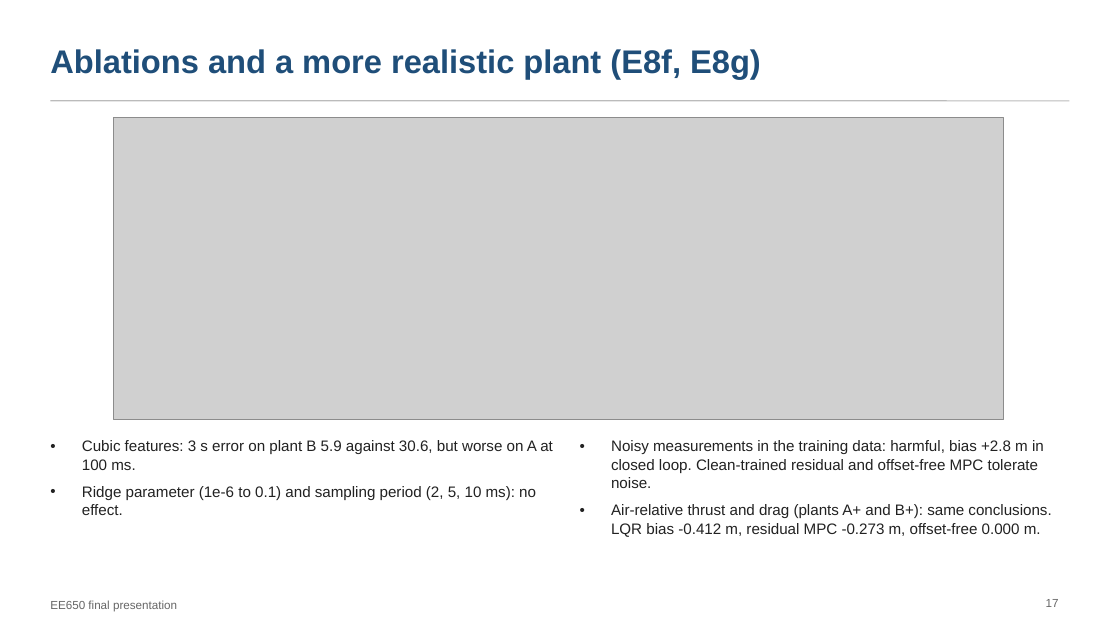
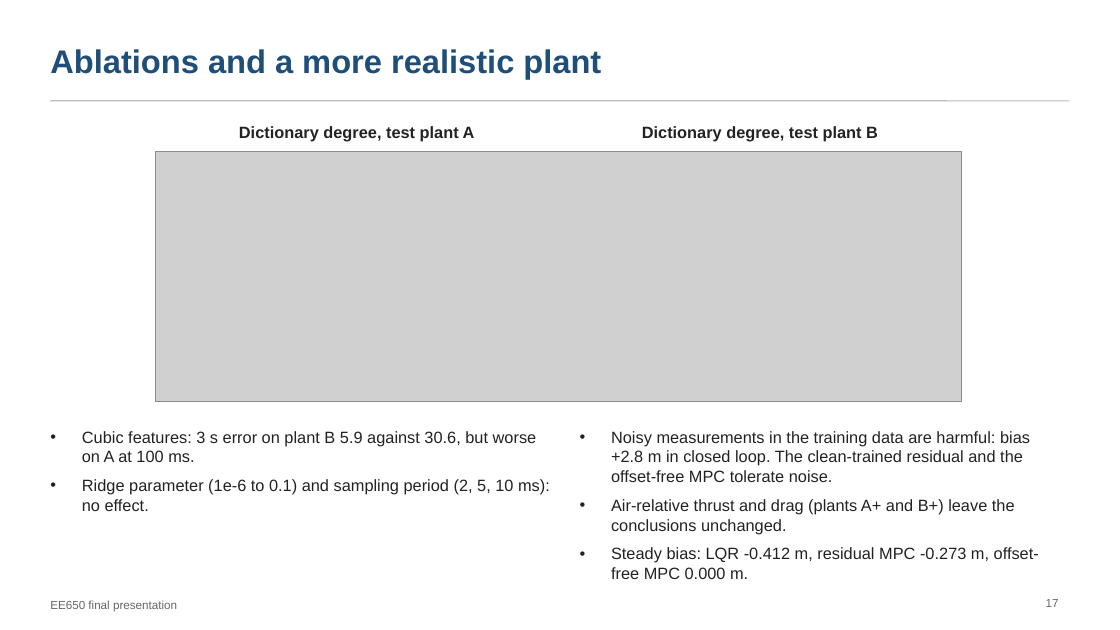
Before and after one commit to pranshuk22/quadrotor-rotor-loss-recovery, a slide deck: slide 17 of docs/deck/final-presentation.pptx. Drawn at 1120x630 pixels with LibreOffice and Linux fonts; fonts in the diff are those of the drawing; grey boxes stand for pictures. Boxes give left, top, right and bottom in pixels: in the first picture for what was removed or moved away, otherwise in the second. Text is boxed around its words. In the diff, an @@ line names an element or a change of style, - is before the commit and + after.

Commit message:
Rework the final deck: fuller layouts, no internal experiment labels
Slide titles and text no longer use the experiment names; the title rows of the figures are cropped (prepare_figures.py) and panel captions are slide text. Tables and figures are enlarged to fill the slides; overflowing text boxes fixed.

```diff
--- a/docs/deck/final-presentation.pptx
+++ b/docs/deck/final-presentation.pptx
@@ title at (50,49,601,79): text changed @@
-Ablations and a more realistic plant (E8f, E8g)
+Ablations and a more realistic plant
@@ text added at (239,126,475,142), 14 pt, text #222222, bold @@
+Dictionary degree, test plant A
@@ text added at (642,126,878,142), 14 pt, text #222222, bold @@
+Dictionary degree, test plant B
@@ picture: place and size @@
-picture at (113,118,1004,419)
+picture at (155,151,962,402)
@@ text "Cubic features: 3 s error ...": place and size @@
-text "Cubic features: 3 s error ..." at (82,440,553,515)
+text "Cubic features: 3 s error ..." at (82,431,550,511)
@@ text "Cubic features: 3 s error ..." at (82,431,550,511): size 13 to 14 pt @@
@@ text at (611,431,1039,579): text changed; size 13 to 14 pt @@
-• Noisy measurements in the training data: harmful, bias +2.8 m in closed loop. Clean-trained residual and offset-free MPC tolerate noise.
-• Air-relative thrust and drag (plants A+ and B+): same conclusions. LQR bias -0.412 m, residual MPC -0.273 m, offset-free 0.000 m.
+• Noisy measurements in the training data are harmful: bias +2.8 m in closed loop. The clean-trained residual and the offset-free MPC tolerate noise.
+• Air-relative thrust and drag (plants A+ and B+) leave the conclusions unchanged.
+• Steady bias: LQR -0.412 m, residual MPC -0.273 m, offset-free MPC 0.000 m.
```
Also in this commit, not shown: 18 other slides changed, 14 other files.
